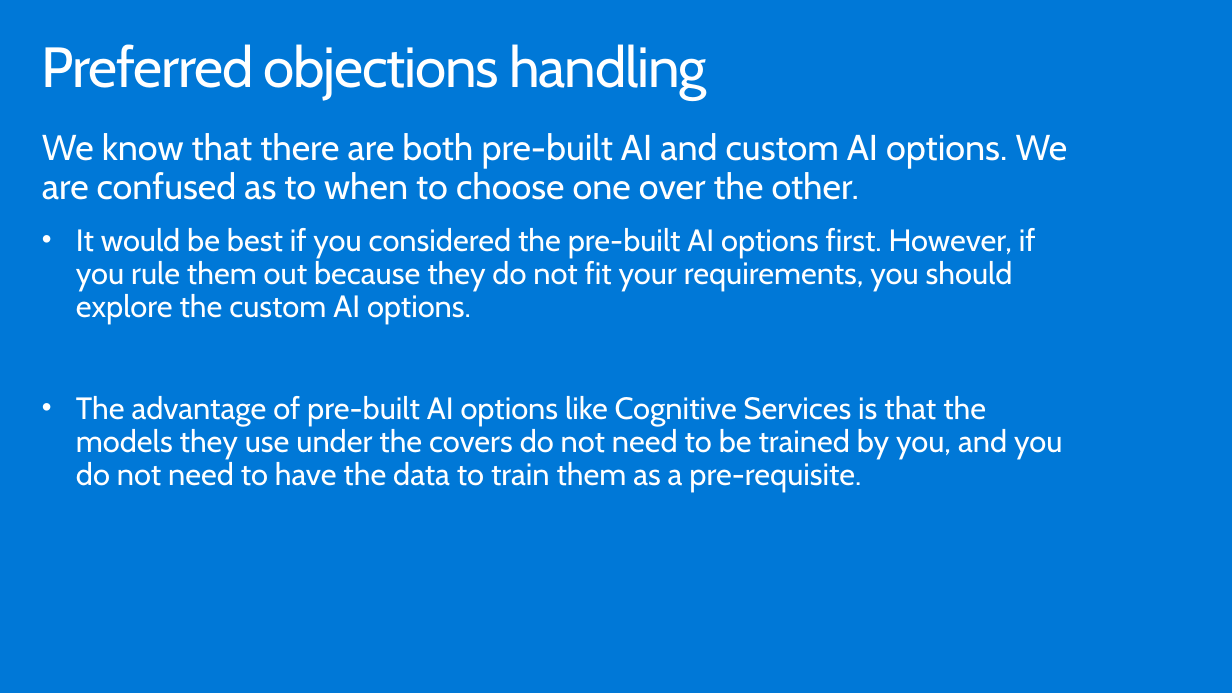
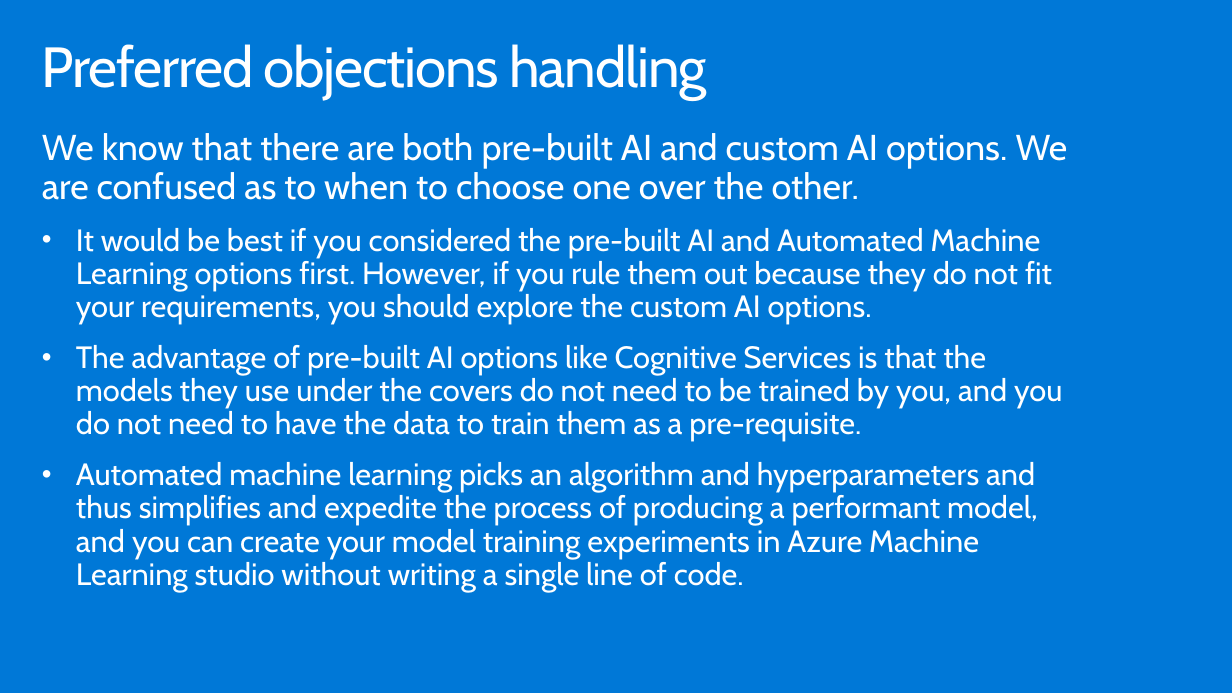
Before and after one commit to microsoft/MCW-Analyzing-text-with-Azure-Machine-Learning-and-Cognitive-Services, a slide deck: slide 29 of Whiteboard design session/WDS trainer presentation - Cognitive Services and deep learning.pptx (slide 32 before the commit). Drawn at 1232x693 pixels with LibreOffice and Linux fonts; fonts in the diff are those of the drawing. Boxes give left, top, right and bottom in pixels: in the first picture for what was removed or moved away, otherwise in the second. Text is boxed around its words. In the diff, an @@ line names an element or a change of style, - is before the commit and + after.

```diff
--- a/Whiteboard design session/WDS trainer presentation - Cognitive Services and deep learning.pptx
+++ b/Whiteboard design session/WDS trainer presentation - Cognitive Services and deep learning.pptx
@@ text at (76, 228, 1052, 324): text changed @@
-• It would be best if you considered the pre-built AI options first. However, if you rule them out because they do not fit your requirements, you should explore the custom AI options.
+• It would be best if you considered the pre-built AI and Automated Machine Learning options first. However, if you rule them out because they do not fit your requirements, you should explore the custom AI options.
@@ text at (76, 462, 1038, 592): paragraph added @@
+• Automated machine learning picks an algorithm and hyperparameters and thus simplifies and expedite the process of producing a performant model, and you can create your model training experiments in Azure Machine Learning studio without writing a single line of code.
```
Also in this commit, not shown: 8 other slides changed, 2 slides added, 5 slides removed, 1 other file.
